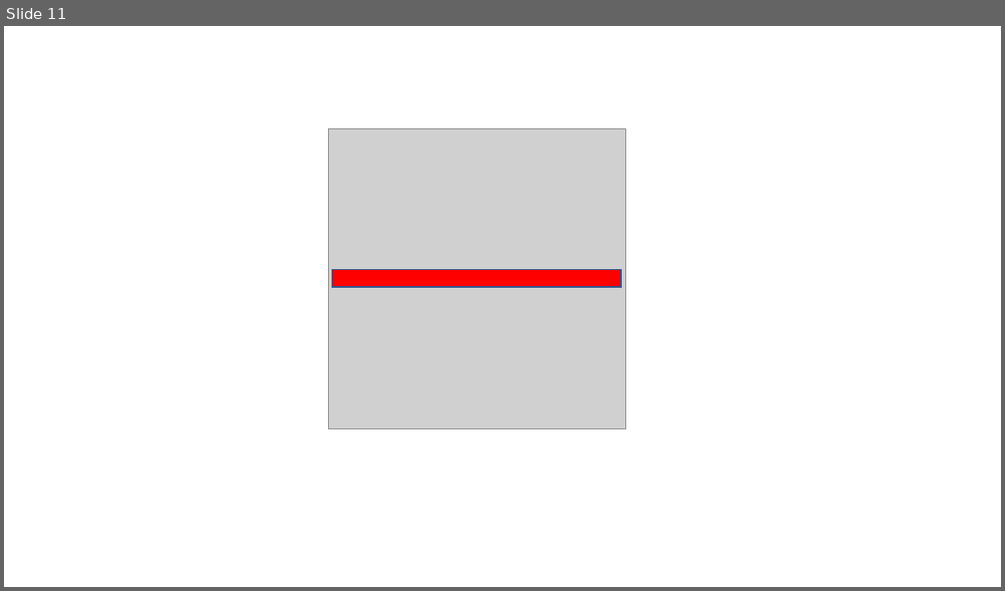
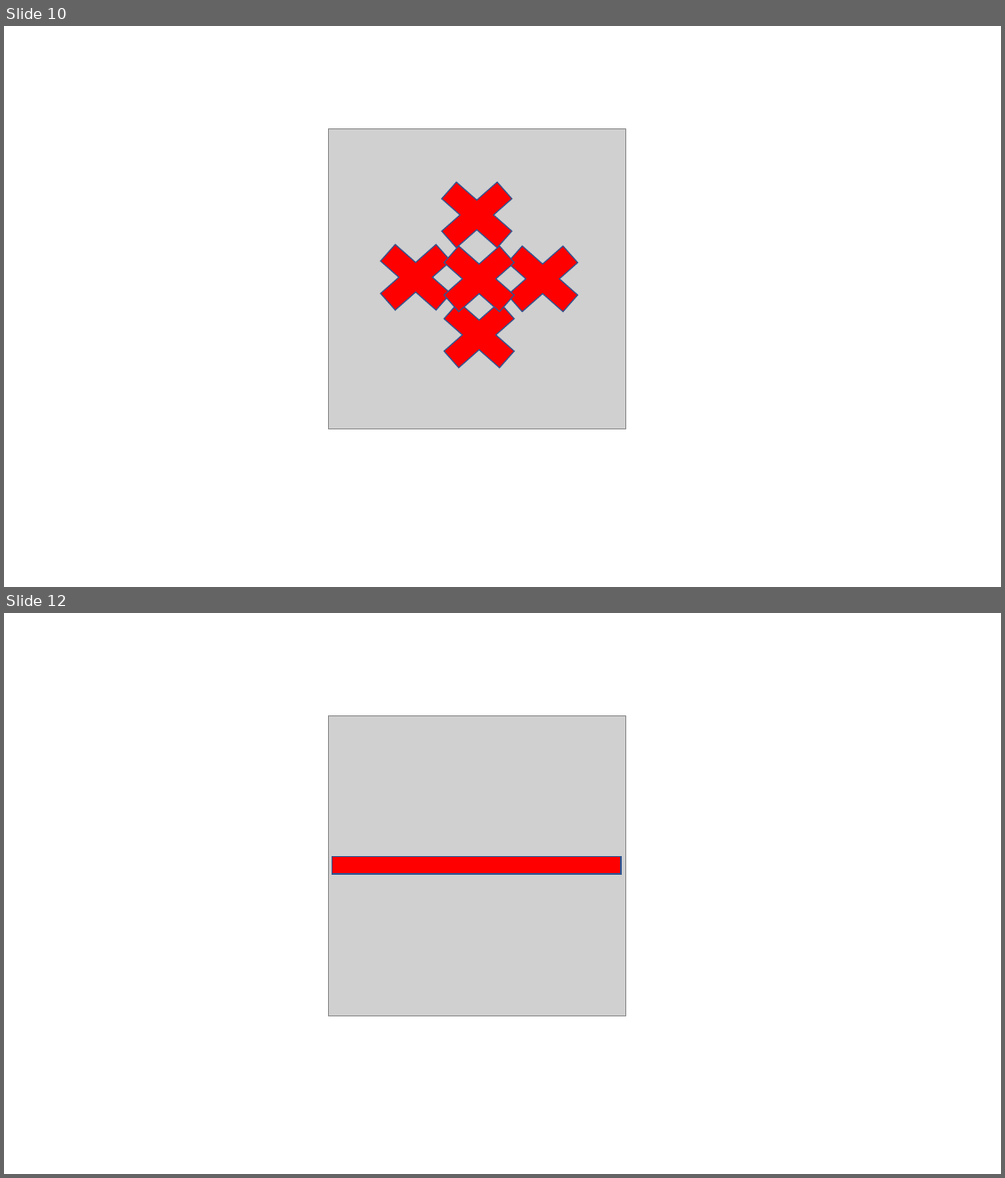
Before and after one commit to paulelong/Rivers, a slide deck: Art/SpellImageWork.pptx. Shown one above the other, each under a label of ours: slide 11 before the commit, slides 10 and 12 after it; the slides between them are not shown. The pictures are 1005x591 and 1005x1178 pixels, drawn with LibreOffice and Linux fonts; fonts in the diff are those of the drawing; grey boxes stand for pictures. Boxes give left, top, right and bottom in pixels: in the first picture for what was removed or moved away, otherwise in the second. Text is boxed around its words. In the diff, an @@ line names an element or a change of style, - is before the commit and + after.

```diff
--- a/Art/SpellImageWork.pptx
+++ b/Art/SpellImageWork.pptx
@@ slide 10 added at bbox=[4, 26, 1001, 587], background #FFFFFF @@
@@ picture added at bbox=[328, 128, 625, 428] @@
@@ cross added at bbox=[423, 168, 531, 263], fill #FF0000, outline #325491 1 pt @@
@@ cross added at bbox=[362, 230, 469, 324], fill #FF0000, outline #325491 1 pt @@
@@ cross added at bbox=[426, 232, 533, 326], fill #FF0000, outline #325491 1 pt @@
@@ cross added at bbox=[489, 232, 596, 326], fill #FF0000, outline #325491 1 pt @@
@@ cross added at bbox=[426, 288, 533, 382], fill #FF0000, outline #325491 1 pt @@
@@ what was slide 11 is now slide 12 @@
```
Also in this commit, not shown: 1 other slide added, 1 slide removed, 43 other files.
